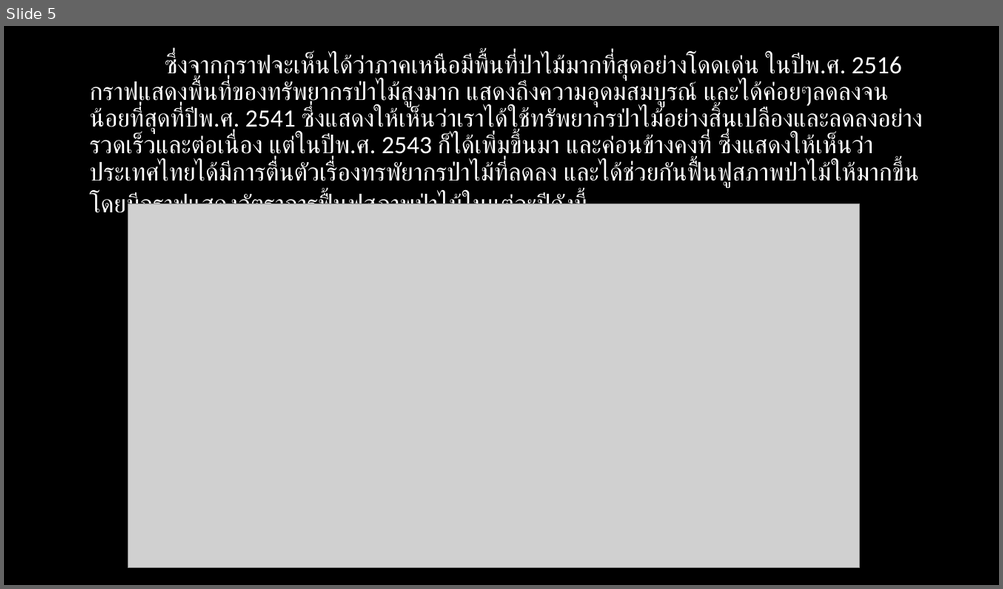
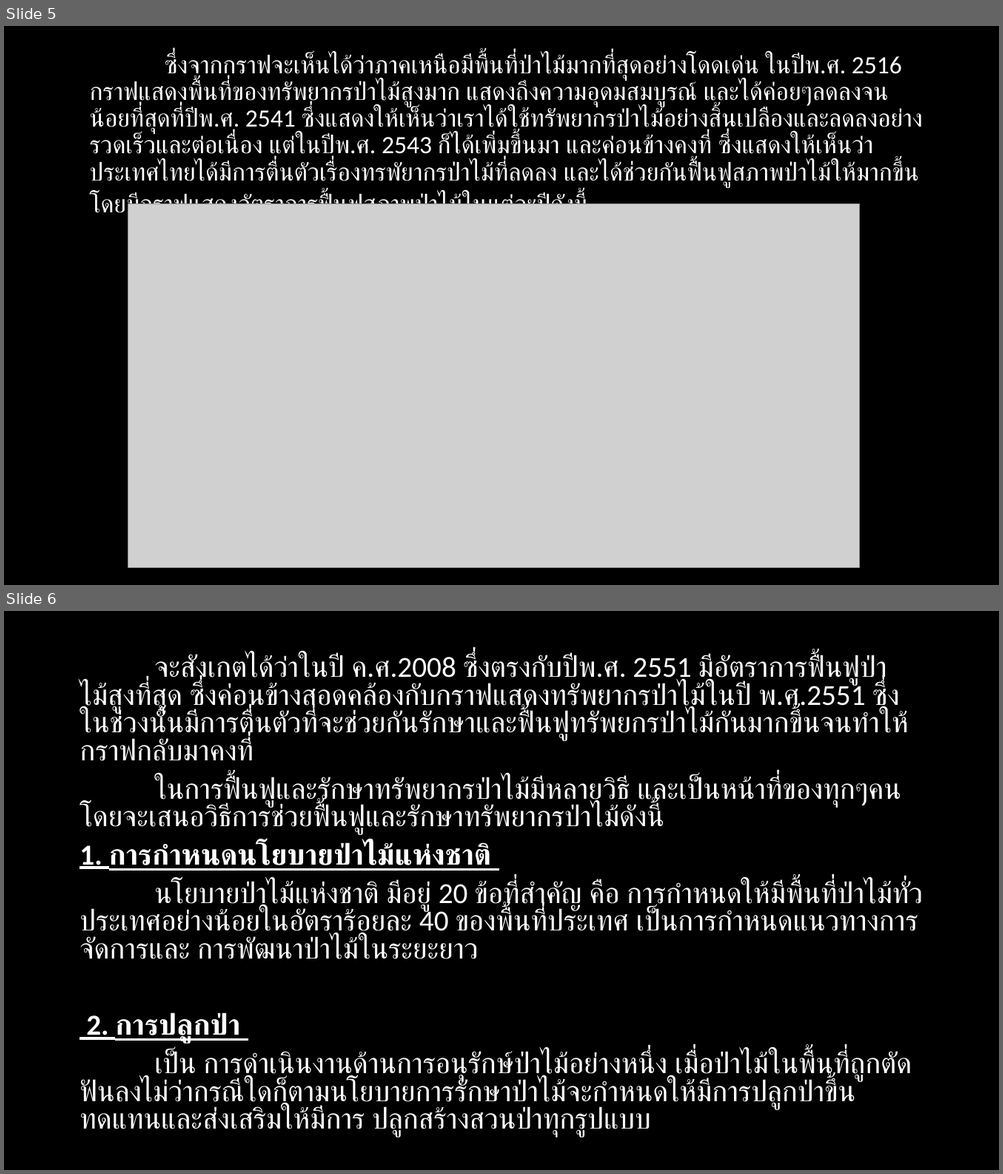
Before and after one commit to chinnatan/TheForest, a slide deck: The Forest.pptx. Shown one above the other, each under a label of ours: slide 5 before the commit, slides 5 and 6 after it. The pictures are 1003x589 and 1003x1174 pixels, drawn with LibreOffice and Linux fonts; fonts in the diff are those of the drawing; grey boxes stand for pictures. Boxes give left, top, right and bottom in pixels: in the first picture for what was removed or moved away, otherwise in the second. Text is boxed around its words. In the diff, an @@ line names an element or a change of style, - is before the commit and + after.

```diff
--- a/The Forest.pptx
+++ b/The Forest.pptx
@@ slide 6 added at <box>4,611,999,1170</box>, background #000000 @@
@@ text added at <box>79,654,922,1130</box>, 28 pt, text #FFFFFF @@
+จะสังเกตได้ว่าในปี ค.ศ.2008 ซึ่งตรงกับปีพ.ศ. 2551 มีอัตราการฟื้นฟูป่าไม้สูงที่สุด ซึ่งค่อนข้างสอดคล้องกับกราฟแสดงทรัพยากรป่าไม้ในปี พ.ศ.2551 ซึ่งในช่วงนั้นมีการตื่นตัวที่จะช่วยกันรักษาและฟื้นฟูทรัพยกรป่าไม้กันมากขึ้นจนทำให้กราฟกลับมาคงที่
+ในการฟื้นฟูและรักษาทรัพยากรป่าไม้มีหลายวิธี และเป็นหน้าที่ของทุกๆคน โดยจะเสนอวิธีการช่วยฟื้นฟูและรักษาทรัพยากรป่าไม้ดังนี้
+1. การกำหนดนโยบายป่าไม้แห่งชาติ
+นโยบายป่าไม้แห่งชาติ มีอยู่ 20 ข้อที่สำคัญ คือ การกำหนดให้มีพื้นที่ป่าไม้ทั่วประเทศอย่างน้อยในอัตราร้อยละ 40 ของพื้นที่ประเทศ เป็นการกำหนดแนวทางการจัดการและ การพัฒนาป่าไม้ในระยะยาว
+2. การปลูกป่า
+เป็น การดำเนินงานด้านการอนุรักษ์ป่าไม้อย่างหนึ่ง เมื่อป่าไม้ในพื้นที่ถูกตัดฟันลงไม่ว่ากรณีใดก็ตามนโยบายการรักษาป่าไม้จะกำหนดให้มีการปลูกป่าขึ้นทดแทนและส่งเสริมให้มีการ ปลูกสร้างสวนป่าทุกรูปแบบ
```
Also in this commit, not shown: 1 slide changed, 4 other slides added.
